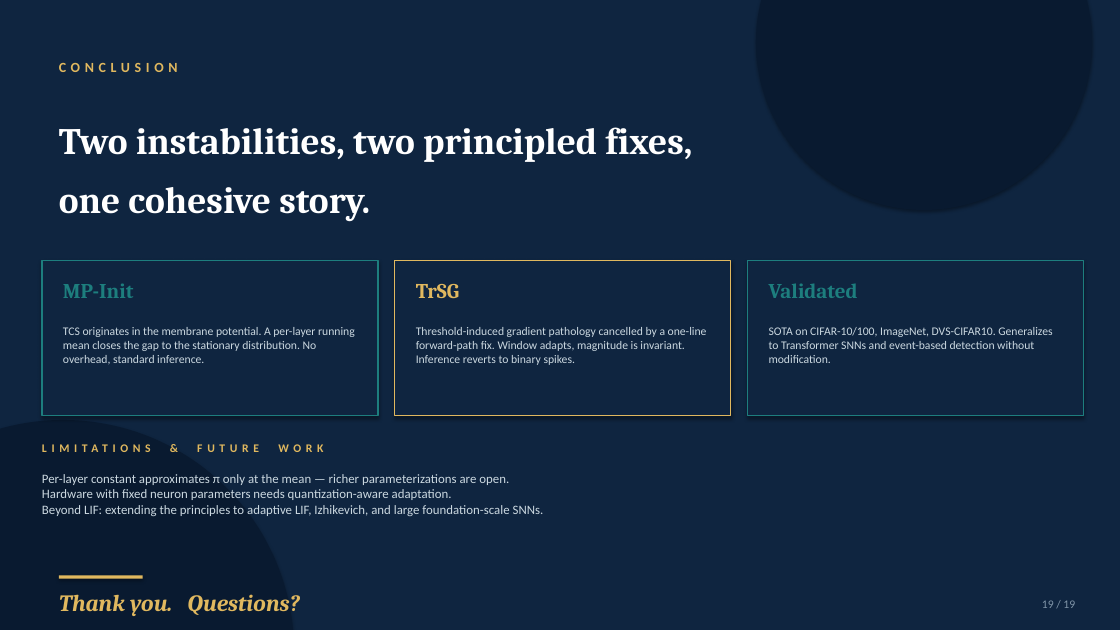
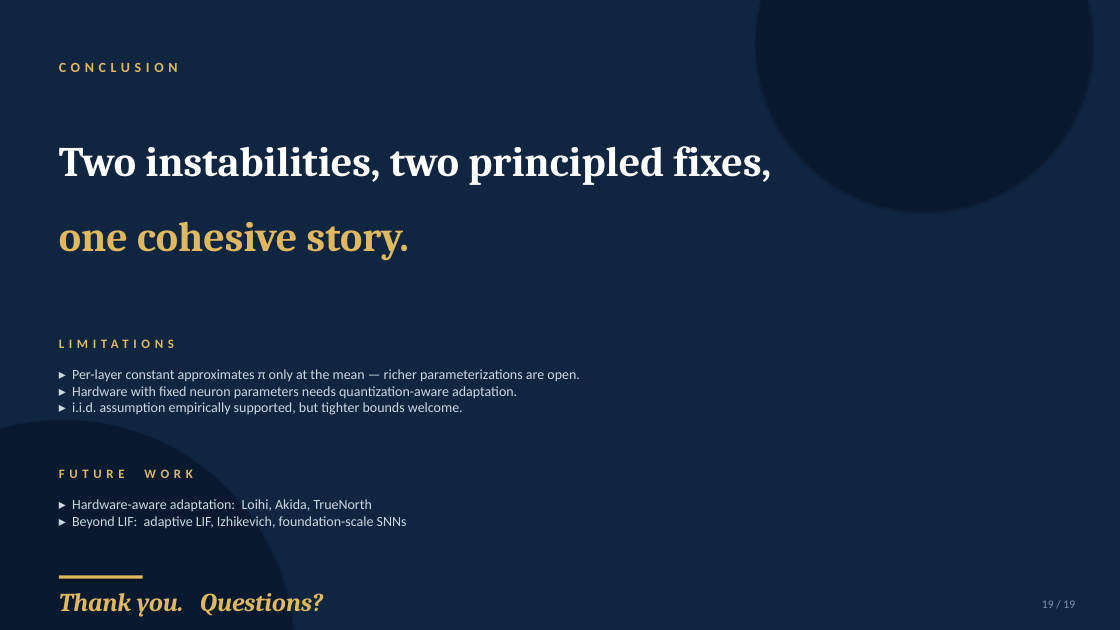
Before and after one commit to kookhh0827/POSTECH_thesis_template_latex, a slide deck: slide 19 of Hyunho_Kook_Master_Defense.pptx. Drawn at 1120x630 pixels with LibreOffice and Linux fonts; fonts in the diff are those of the drawing. Boxes give left, top, right and bottom in pixels: in the first picture for what was removed or moved away, otherwise in the second. Text is boxed around its words. In the diff, an @@ line names an element or a change of style, - is before the commit and + after.

```diff
--- a/Hyunho_Kook_Master_Defense.pptx
+++ b/Hyunho_Kook_Master_Defense.pptx
@@ text "Two instabilities, two principled fixes,": place and size @@
-text "Two instabilities, two principled fixes," at [59,127,692,162]
+text "Two instabilities, two principled fixes," at [59,146,771,185]
@@ text "Two instabilities, two principled fixes," at [59,146,771,185]: size 32 to 36 pt @@
@@ text "one cohesive story.": place and size @@
-text "one cohesive story." at [59,187,370,222]
+text "one cohesive story." at [59,221,409,260]
@@ text "one cohesive story." at [59,221,409,260]: size 32 to 36 pt, text colour #FFFFFF to #E0B85F @@
@@ rectangle removed at [42,260,378,416] @@
@@ rectangle removed at [395,260,731,416] @@
@@ rectangle removed at [748,260,1084,416] @@
@@ text removed at [63,283,133,298] @@
-MP-Init
@@ text removed at [416,284,459,298] @@
-TrSG
@@ text removed at [769,283,858,298] @@
-Validated
@@ text removed at [63,327,355,364] @@
-TCS originates in the membrane potential. A per-layer running mean closes the gap to the stationary distribution. No overhead, standard inference.
@@ text removed at [416,327,707,365] @@
-Threshold-induced gradient pathology cancelled by a one-line forward-path fix. Window adapts, magnitude is invariant. Inference reverts to binary spikes.
@@ text removed at [769,327,1052,363] @@
-SOTA on CIFAR-10/100, ImageNet, DVS-CIFAR10. Generalizes to Transformer SNNs and event-based detection without modification.
@@ text added at [59,339,174,348], 11 pt, text #E0B85F, bold @@
+LIMITATIONS
@@ text at [72,369,580,415]: text changed; size 11 to 12 pt @@
-Per-layer constant approximates π only at the mean — richer parameterizations are open.
-Hardware with fixed neuron parameters needs quantization-aware adaptation.
-Beyond LIF: extending the principles to adaptive LIF, Izhikevich, and large foundation-scale SNNs.
+▸ Per-layer constant approximates π only at the mean — richer parameterizations are open.
+▸ Hardware with fixed neuron parameters needs quantization-aware adaptation.
+▸ i.i.d. assumption empirically supported, but tighter bounds welcome.
@@ text at [59,469,192,478]: text changed; size 10 to 11 pt @@
-LIMITATIONS & FUTURE WORK
+FUTURE WORK
@@ text added at [72,499,407,529], 12 pt, text #CBD8E0 @@
+▸ Hardware-aware adaptation: Loihi, Akida, TrueNorth
+▸ Beyond LIF: adaptive LIF, Izhikevich, foundation-scale SNNs
@@ text "Thank you. Questions?" at [59,593,323,616]: size 20 to 22 pt @@
```
Also in this commit, not shown: 2 other slides changed, 1 other file.
